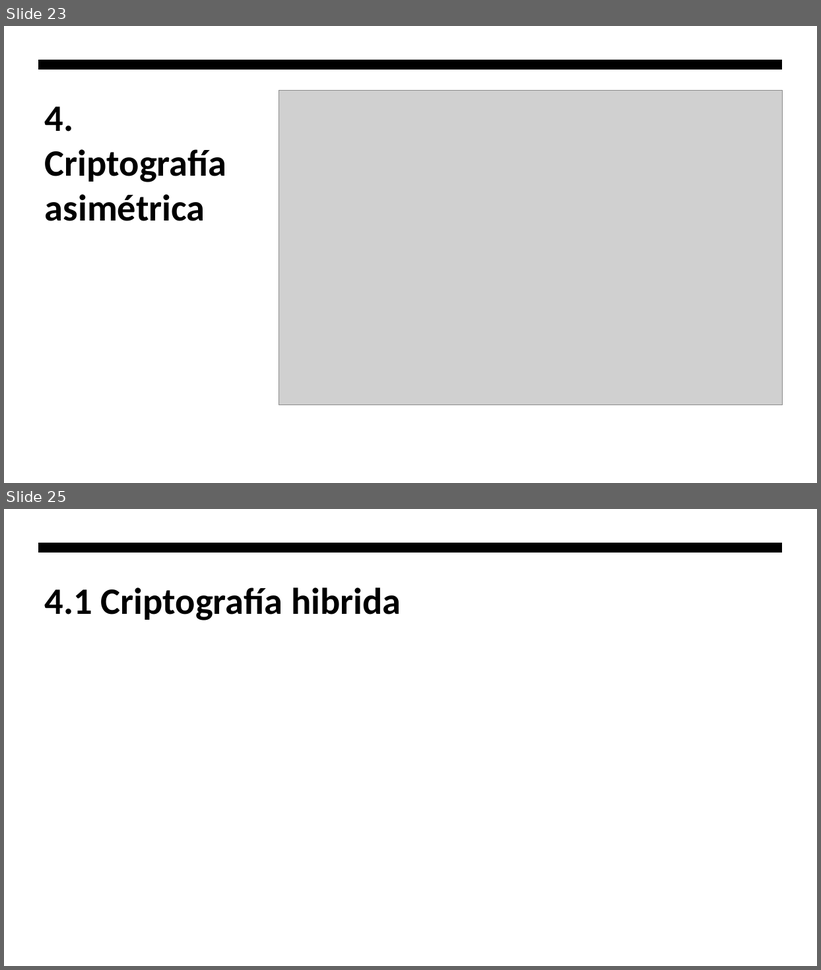
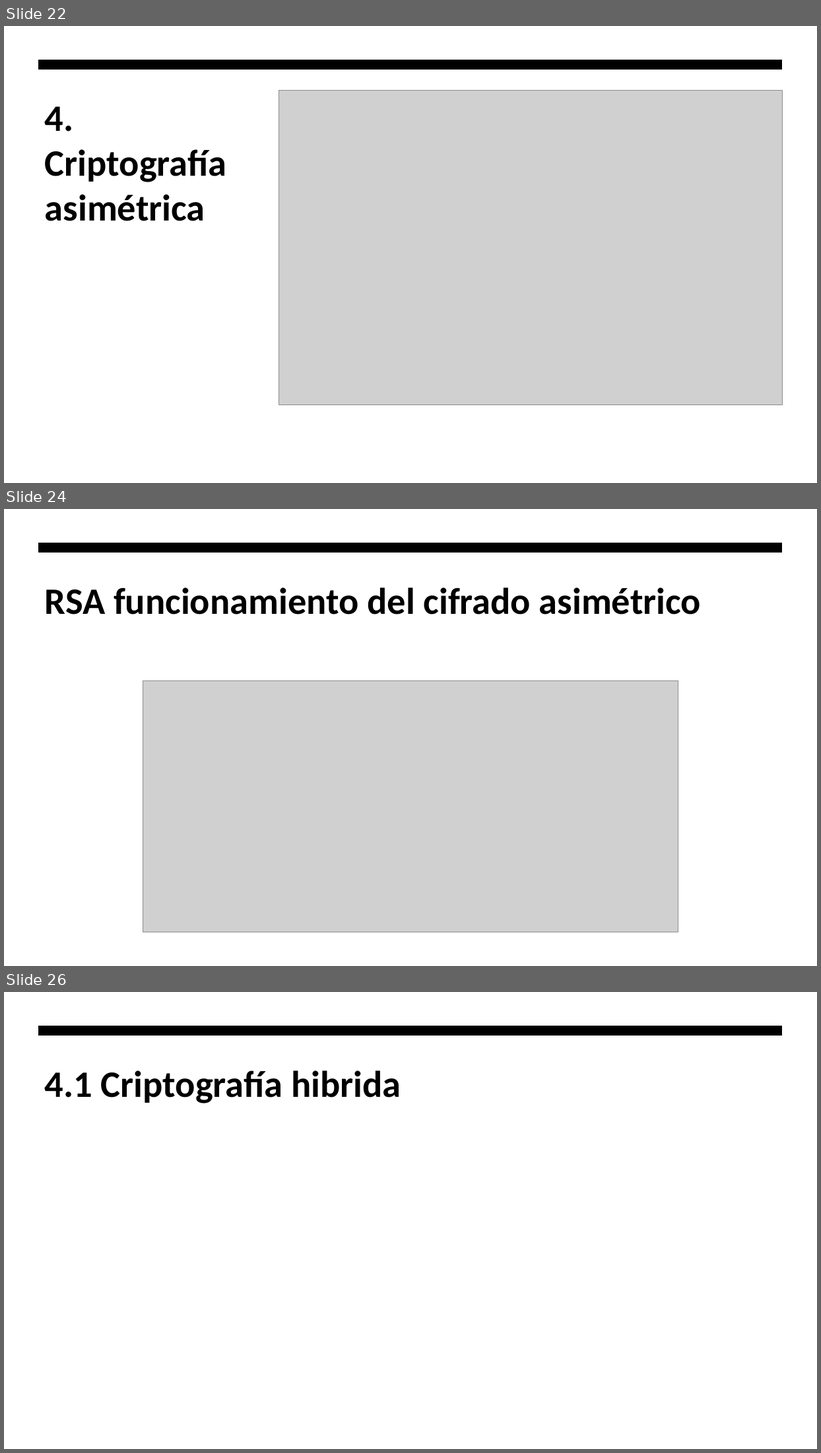
Before and after one commit to hombrefrustrado/criptografia-presentaci-n, a slide deck: criptografía teorica.pptx. Shown one above the other, each under a label of ours: slides 23 and 25 before the commit, slides 22, 24 and 26 after it; the slides between them are not shown. The pictures are 821x970 and 821x1453 pixels, drawn with LibreOffice and Linux fonts; fonts in the diff are those of the drawing; grey boxes stand for pictures. Boxes give left, top, right and bottom in pixels: in the first picture for what was removed or moved away, otherwise in the second. Text is boxed around its words. In the diff, an @@ line names an element or a change of style, - is before the commit and + after.

```diff
--- a/criptografía teorica.pptx
+++ b/criptografía teorica.pptx
@@ slide 24 added at (4,509,817,966), background #FFFFFF; not listed: 1 template element that a slide beside it also shows @@
@@ title added at (45,588,701,615), 44 pt, text #000000, bold @@
+RSA funcionamiento del cifrado asimétrico
@@ picture added at (143,681,679,932) @@
@@ what was slide 23 is now slide 22 @@
@@ what was slide 25 is now slide 26 @@
```
Also in this commit, not shown: 2 slides changed.
